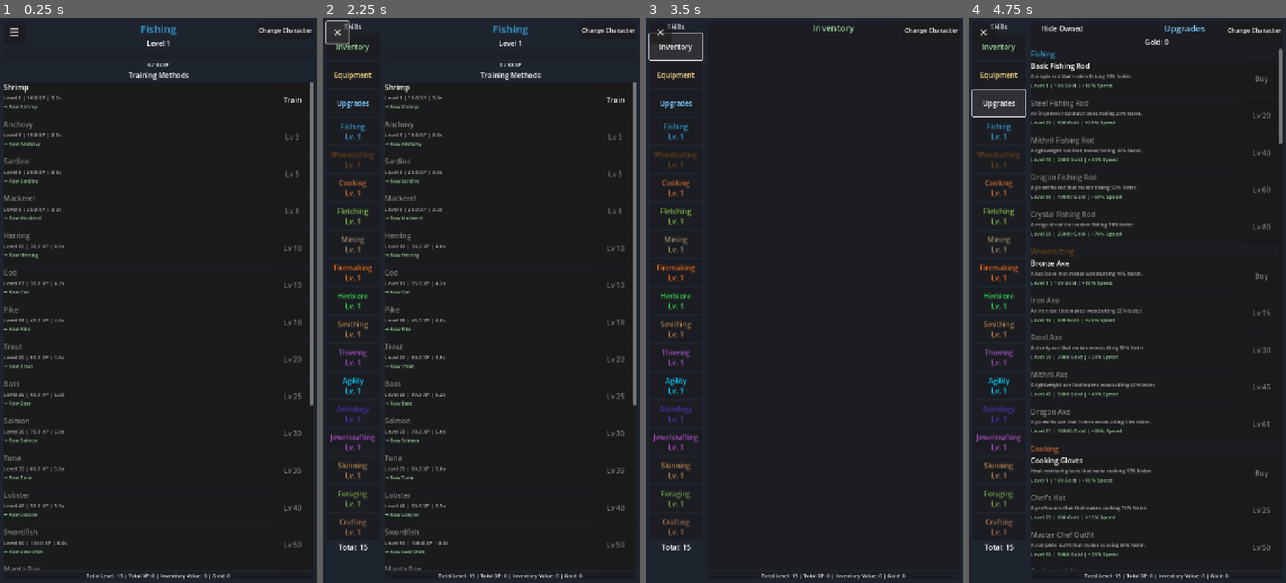
Above: before the commit, frames 1-4 (left to right).
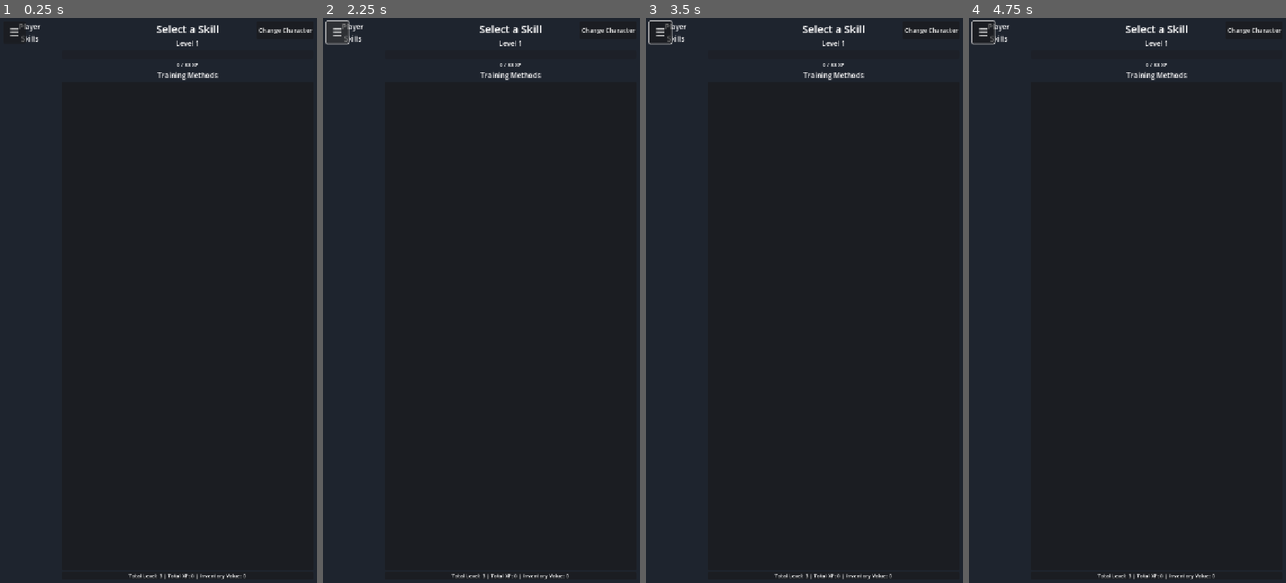
Above: after the commit, the same moments.

Repository: fahmed93/idlescapers
Game: Godot game, scene res://scenes/main.tscn
Two runs of this game, one before a commit and one after it. Both use one fixed random seed, a clock stepped at 60 frames per second and the inputs below. This scene is started directly instead of the project's main scene.
Inputs (mouse positions are in pixels of both pictures, inside the frame that each line leads up to):
- Up to frame 1 (0.25 s): no input
- Up to frame 2 (2.25 s): click (614, 97) at 0.5 s, where only the run before the commit has a clickable "Train"; click (481, 114) at 1.25 s, where only the run before the commit has a clickable "Stop Training"; click "☰" at 2 s
- Up to frame 3 (3.5 s): click (674, 46) at 2.75 s, where only the run before the commit has a clickable "Inventory"
- Up to frame 4 (4.75 s): click (997, 74) at 3.5 s, where only the run before the commit has a clickable "Equipment"; click (997, 102) at 4.25 s, where only the run before the commit has a clickable "Upgrades"

The runs differ from the first frame. In frame 1, 3.7% of the frame differs, in the area x 1-99%, y 1-100%; in frame 2, 5.0%; in frame 3, 2.5%; in frame 4, 7.8%, in the area x 0-99%, y 0-100%.
Error after the commit: Parse Error: Function "_create_inventory_ui" has the same name as a previously declared function. (res://scripts/main.gd:632)

Commit message:
Reorganize sidebar with Player and Skills headers
Co-authored-by: fahmed93 <4407704+fahmed93@users.noreply.github.com>

Diff:
--- a/scenes/main.tscn
+++ b/scenes/main.tscn
@@ -37,7 +37,12 @@
 custom_minimum_size = Vector2(120, 0)
 layout_mode = 2
 
-[node name="SidebarHeader" type="Label" parent="HSplitContainer/SkillSidebar"]
+[node name="PlayerHeader" type="Label" parent="HSplitContainer/SkillSidebar"]
+layout_mode = 2
+text = "Player"
+horizontal_alignment = 1
+
+[node name="SkillsHeader" type="Label" parent="HSplitContainer/SkillSidebar"]
 layout_mode = 2
 text = "Skills"
 horizontal_alignment = 1
--- a/scripts/main.gd
+++ b/scripts/main.gd
@@ -67,11 +67,9 @@
 	_create_item_detail_popup()
 	_create_toast_container()
 	_create_inventory_ui()
-	_create_inventory_button()
 	_create_equipment_ui()
-	_create_equipment_button()
 	_create_upgrades_ui()
-	_create_upgrades_button()
+	_create_player_section_buttons()
 	_populate_skill_sidebar()
 	_update_total_stats()
 	_hide_training_panel()
@@ -105,8 +103,55 @@
 	if GameManager.is_training:
 		_update_training_progress()
 
+## Create all buttons for the Player section
+func _create_player_section_buttons() -> void:
+	# Find the PlayerHeader node to insert buttons after it
+	var player_header := skill_sidebar.get_node_or_null("PlayerHeader")
+	if not player_header:
+		push_error("PlayerHeader not found in sidebar")
+		return
+
+	var insert_index := player_header.get_index() + 1
+
+	# Create Equipment button
+	equipment_button = Button.new()
+	equipment_button.custom_minimum_size = Vector2(0, BUTTON_HEIGHT)
+	equipment_button.text = "Equipment"
+	equipment_button.add_theme_color_override("font_color", Color(0.9, 0.8, 0.5))
+	equipment_button.pressed.connect(_on_equipment_selected)
+	skill_sidebar.add_child(equipment_button)
+	skill_sidebar.move_child(equipment_button, insert_index)
+	insert_index += 1
+
+	# Create Inventory button
+	inventory_button = Button.new()
+	inventory_button.custom_minimum_size = Vector2(0, BUTTON_HEIGHT)
+	inventory_button.text = "Inventory"
+	inventory_button.add_theme_color_override("font_color", Color(0.6, 0.8, 0.6))
+	inventory_button.pressed.connect(_on_inventory_selected)
+	skill_sidebar.add_child(inventory_button)
+	skill_sidebar.move_child(inventory_button, insert_index)
+	insert_index += 1
+
+	# Create Upgrades button
+	upgrades_button = Button.new()
+	upgrades_button.custom_minimum_size = Vector2(0, BUTTON_HEIGHT)
+	upgrades_button.text = "Upgrades"
+	upgrades_button.add_theme_color_override("font_color", Color(0.5, 0.8, 1.0))
+	upgrades_button.pressed.connect(_on_upgrades_selected)
+	skill_sidebar.add_child(upgrades_button)
+	skill_sidebar.move_child(upgrades_button, insert_index)
+
 func _populate_skill_sidebar() -> void:
-	# Clear existing buttons (but not the header, upgrades button, inventory button, or equipment button)
+	# Find the SkillsHeader node to insert skill buttons after it
+	var skills_header := skill_sidebar.get_node_or_null("SkillsHeader")
+	if not skills_header:
+		push_error("SkillsHeader not found in sidebar")
+		return
+
+	var insert_index := skills_header.get_index() + 1
+
+	# Clear existing skill buttons (but not the headers or player section buttons)
 	for child in skill_sidebar.get_children():
 		if child is Button and child != upgrades_button and child != inventory_button and child != equipment_button:
 			child.queue_free()
@@ -121,7 +166,9 @@
 		button.add_theme_color_override("font_color", skill.color)
 		button.pressed.connect(_on_skill_selected.bind(skill_id))
 		skill_sidebar.add_child(button)
+		skill_sidebar.move_child(button, insert_index)
 		skill_buttons[skill_id] = button
+		insert_index += 1
 
 	# Add total level display at bottom
 	var total_label := Label.new()
@@ -581,72 +628,8 @@
 	main_content.add_child(inventory_panel_view)
 	main_content.move_child(inventory_panel_view, inventory_panel.get_index() + 1)
 
-## Create Inventory button
-func _create_inventory_button() -> void:
-	inventory_button = Button.new()
-	inventory_button.custom_minimum_size = Vector2(0, BUTTON_HEIGHT)
-	inventory_button.text = "Inventory"
-	inventory_button.add_theme_color_override("font_color", Color(0.6, 0.8, 0.6))
-	inventory_button.pressed.connect(_on_inventory_selected)
-	skill_sidebar.add_child(inventory_button)
-
-## Handle inventory button click
-func _on_inventory_selected() -> void:
-	is_upgrades_view = false
-	is_inventory_view = true
-	is_equipment_view = false
-	_hide_skill_view()
-	_show_inventory_view()
-	_on_inventory_updated()
-
-## Show inventory view
-func _show_inventory_view() -> void:
-	# Hide other special panels
-	if upgrades_panel:
-		upgrades_panel.visible = false
-	if equipment_panel_view:
-		equipment_panel_view.visible = false
-	# Show inventory panel
-	if inventory_panel_view:
-		inventory_panel_view.visible = true
-
-	# Hide skill-related UI elements
-	_hide_skill_ui()
-
-## Show skill view
-func _show_skill_view() -> void:
-	# Hide special panels
-	if upgrades_panel:
-		upgrades_panel.visible = false
-	if inventory_panel_view:
-		inventory_panel_view.visible = false
-	if equipment_panel_view:
-		equipment_panel_view.visible = false
-	# Inventory panel stays hidden in skill view - use dedicated inventory screen instead
-	inventory_panel.visible = false
-
-	# Show skill-related UI elements
-	_show_skill_ui()
-
-## Hide skill view
-func _hide_skill_view() -> void:
-	# Nothing to hide - inventory panel is already hidden
-	pass
-
-## Helper function to hide skill-related UI elements
-func _hide_skill_ui() -> void:
-	selected_skill_header.visible = false
-	action_list_label.visible = false
-	action_list_panel.visible = false
-
-## Helper function to show skill-related UI elements
-func _show_skill_ui() -> void:
-	selected_skill_header.visible = true
-	action_list_label.visible = true
-	action_list_panel.visible = true
-
-## Create Equipment UI
-func _create_equipment_ui() -> void:
+## Create Inventory UI
+func _create_inventory_ui() -> void:
 	# Create equipment panel (hidden by default)
 	equipment_panel_view = PanelContainer.new()
 	equipment_panel_view.name = "EquipmentPanelView"
@@ -681,14 +664,15 @@
 	main_content.add_child(equipment_panel_view)
 	main_content.move_child(equipment_panel_view, inventory_panel.get_index() + 1)
 
-## Create Equipment button
-func _create_equipment_button() -> void:
-	equipment_button = Button.new()
-	equipment_button.custom_minimum_size = Vector2(0, BUTTON_HEIGHT)
-	equipment_button.text = "Equipment"
-	equipment_button.add_theme_color_override("font_color", Color(0.9, 0.8, 0.5))
-	equipment_button.pressed.connect(_on_equipment_selected)
-	skill_sidebar.add_child(equipment_button)
+## Handle equipment changed signal
+func _on_equipment_changed(_slot: ItemData.EquipmentSlot) -> void:
+	if is_equipment_view:
+		_populate_equipment_slots()
+
+## Handle equipment changed signal
+func _on_equipment_changed(_slot: ItemData.EquipmentSlot) -> void:
+	if is_equipment_view:
+		_populate_equipment_slots()
 
 ## Handle equipment button click
 func _on_equipment_selected() -> void:
@@ -803,10 +787,60 @@
 func _on_unequip_from_slot(slot: ItemData.EquipmentSlot) -> void:
 	Equipment.unequip_item(slot)
 
-## Handle equipment changed signal
-func _on_equipment_changed(_slot: ItemData.EquipmentSlot) -> void:
-	if is_equipment_view:
-		_populate_equipment_slots()
+## Handle inventory button click
+func _on_inventory_selected() -> void:
+	is_upgrades_view = false
+	is_inventory_view = true
+	is_equipment_view = false
+	_hide_skill_view()
+	_show_inventory_view()
+	_on_inventory_updated()
+
+## Show inventory view
+func _show_inventory_view() -> void:
+	# Hide other special panels
+	if upgrades_panel:
+		upgrades_panel.visible = false
+	if equipment_panel_view:
+		equipment_panel_view.visible = false
+	# Show inventory panel
+	if inventory_panel_view:
+		inventory_panel_view.visible = true
+
+	# Hide skill-related UI elements
+	_hide_skill_ui()
+
+## Show skill view
+func _show_skill_view() -> void:
+	# Hide special panels
+	if upgrades_panel:
+		upgrades_panel.visible = false
+	if inventory_panel_view:
+		inventory_panel_view.visible = false
+	if equipment_panel_view:
+		equipment_panel_view.visible = false
+	# Inventory panel stays hidden in skill view - use dedicated inventory screen instead
+	inventory_panel.visible = false
+
+	# Show skill-related UI elements
+	_show_skill_ui()
+
+## Hide skill view
+func _hide_skill_view() -> void:
+	# Nothing to hide - inventory panel is already hidden
+	pass
+
+## Helper function to hide skill-related UI elements
+func _hide_skill_ui() -> void:
+	selected_skill_header.visible = false
+	action_list_label.visible = false
+	action_list_panel.visible = false
+
+## Helper function to show skill-related UI elements
+func _show_skill_ui() -> void:
+	selected_skill_header.visible = true
+	action_list_label.visible = true
+	action_list_panel.visible = true
 
 ## Update gold display when gold changes
 func _on_gold_changed(new_amount: int) -> void:
@@ -866,15 +900,6 @@
 	# Add to main content
 	main_content.add_child(upgrades_panel)
 	main_content.move_child(upgrades_panel, inventory_panel.get_index() + 1)
-
-## Create Upgrades button
-func _create_upgrades_button() -> void:
-	upgrades_button = Button.new()
-	upgrades_button.custom_minimum_size = Vector2(0, BUTTON_HEIGHT)
-	upgrades_button.text = "Upgrades"
-	upgrades_button.add_theme_color_override("font_color", Color(0.5, 0.8, 1.0))
-	upgrades_button.pressed.connect(_on_upgrades_selected)
-	skill_sidebar.add_child(upgrades_button)
 
 ## Show upgrades view
 func _on_upgrades_selected() -> void:
